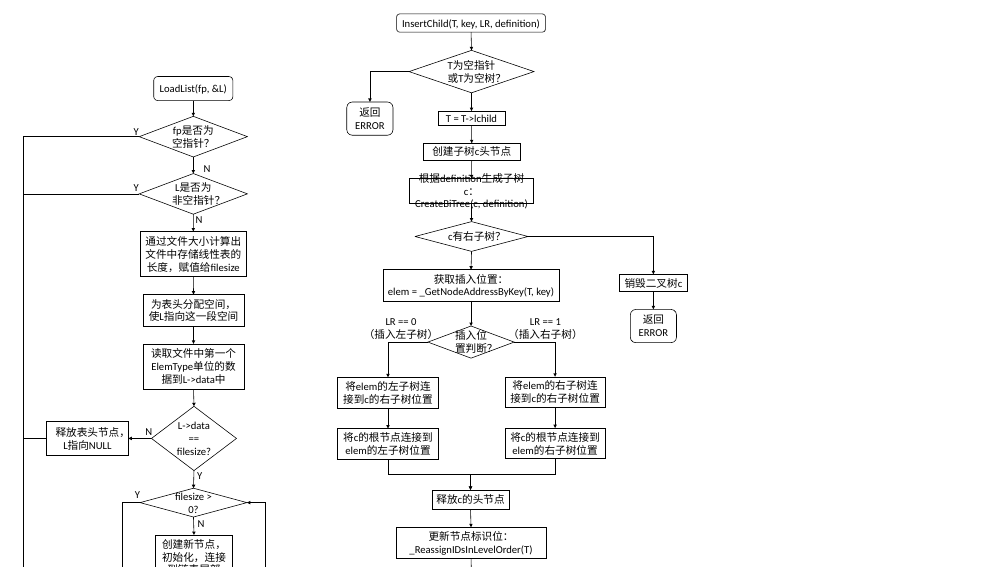
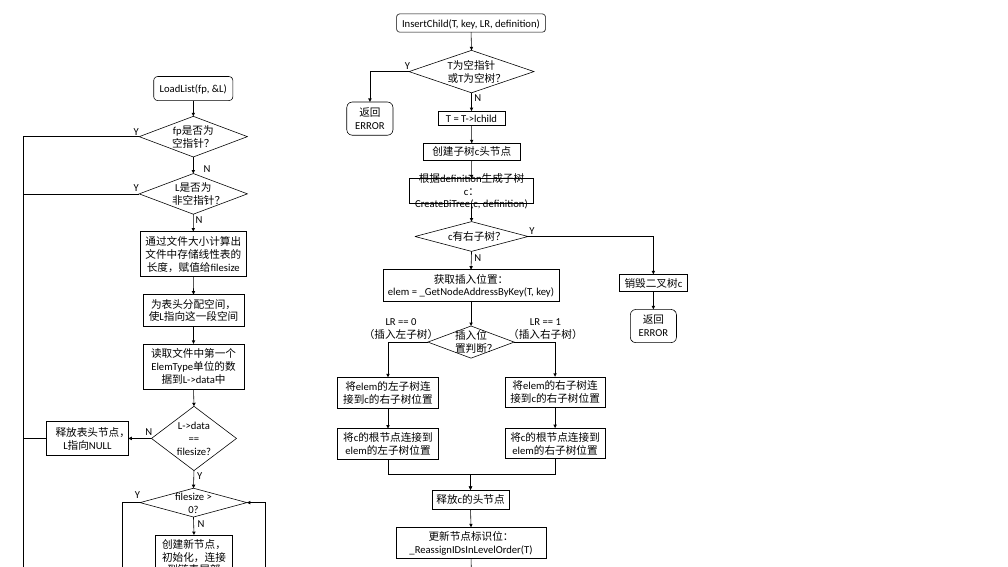
Before and after one commit to smdsbz/homework, a slide deck: slide 18 of data_structure/charts.pptx. Drawn at 1008x567 pixels with LibreOffice and Linux fonts; fonts in the diff are those of the drawing. Boxes give left, top, right and bottom in pixels: in the first picture for what was removed or moved away, otherwise in the second. Text is boxed around its words. In the diff, an @@ line names an element or a change of style, - is before the commit and + after.

```diff
--- a/data_structure/charts.pptx
+++ b/data_structure/charts.pptx
@@ text added at (405, 62, 410, 72), 18 pt, text #000000 @@
+Y
@@ text added at (474, 94, 481, 101), 18 pt, text #000000 @@
+N
@@ text added at (529, 227, 534, 237), 18 pt, text #000000 @@
+Y
@@ text added at (474, 254, 481, 261), 18 pt, text #000000 @@
+N
```
Also in this commit, not shown: 12 other files.
